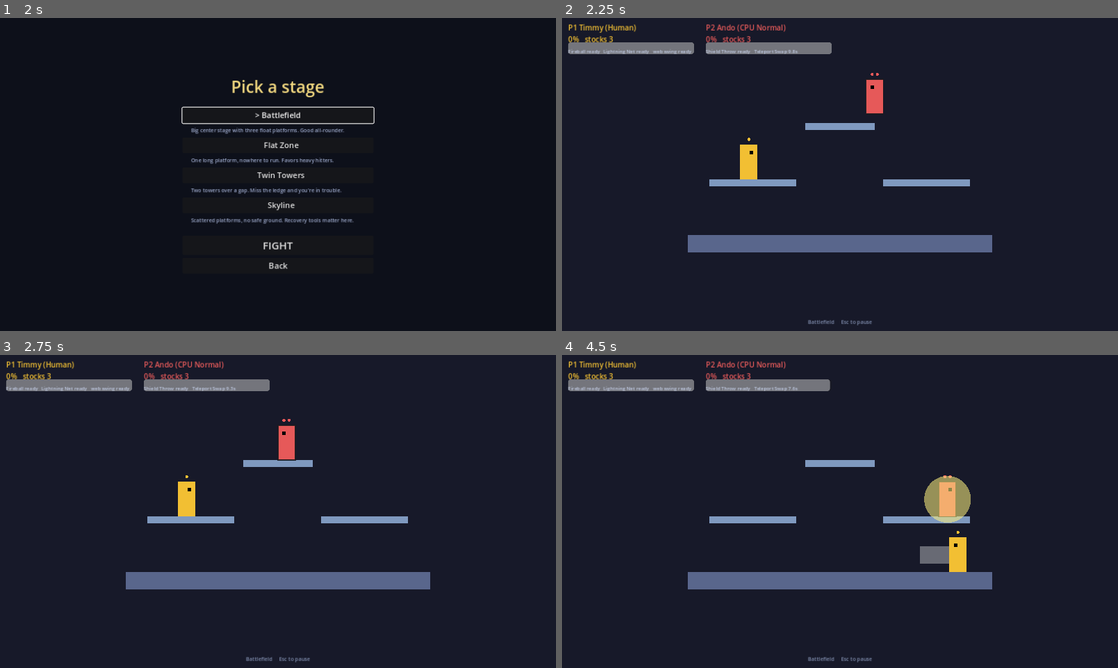
Above: before the commit, frames 1-4 (two rows, left to right).
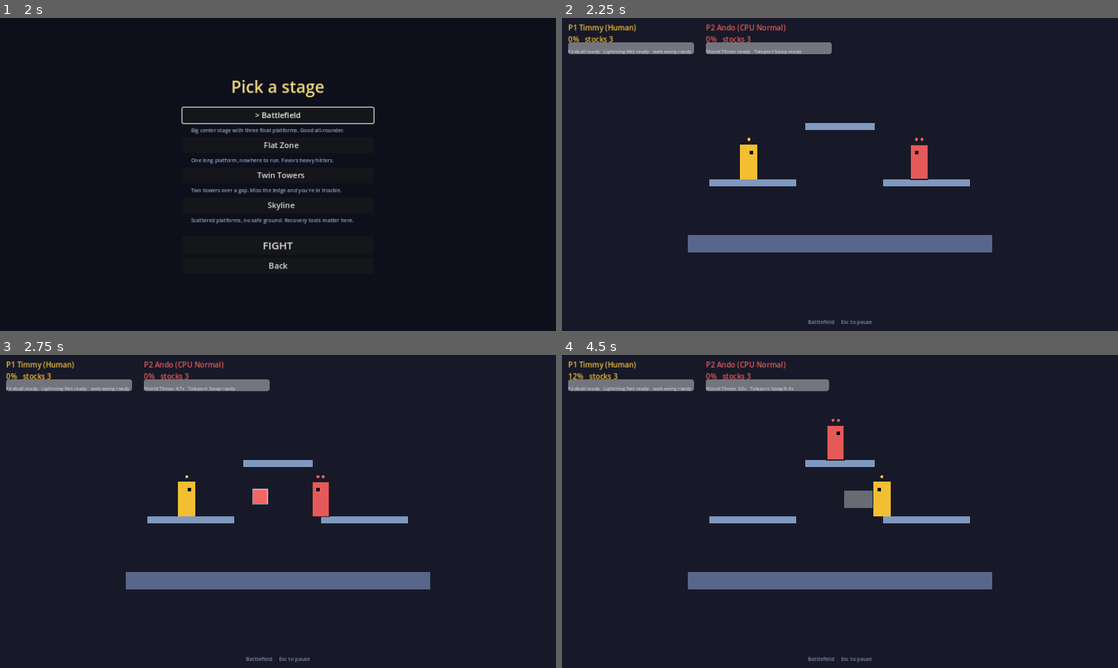
Above: after the commit, the same moments.

Repository: swayam-shreee/Cenza-video-game
Game: Godot game, scene res://main.tscn
Two runs of this game, one before a commit and one after it. Both use one fixed random seed, a clock stepped at 60 frames per second and the inputs below.
Inputs (mouse positions are in pixels of both pictures, inside the frame that each line leads up to):
- Up to frame 1 (2 s): click "Start" at 0.5 s; click "Pick a stage >" at 1.25 s
- Up to frame 2 (2.25 s): click "FIGHT" at 2 s
- Up to frame 3 (2.75 s): no input
- Up to frame 4 (4.5 s): tap Enter (ui_accept) at 2.75, 2.85, 3.02, 3.32, 3.77, 3.8, 4.07 s; move the mouse to (812, 574) at 2.77 s; hold D 2.78-4.28 s; click (812, 574) at 2.92 s; move the mouse to (1006, 558) at 3.52 s; tap Space at 3.6 s; move the mouse to (673, 464) at 4.27 s; hold A from 4.28 s (still down); tap F at 4.35 s

Frame 1 is identical in both runs. In frame 2, 0.7% of the frame differs, in the area x 40-66%, y 10-52%; in frame 3, 0.8%; in frame 4, 2.8%, in the area x 1-74%, y 5-70%.

Commit message:
Add controller support to menus and make pause actually pause
Menus can now be driven entirely from a gamepad: A selects the focused
button, B backs out, and Start pauses and resumes a match. B stays heavy
attack during a match, so it does not pause the game.

Pause fixes this depends on:
- The arena inherited PROCESS_MODE_ALWAYS from the screen manager, so the
  match kept running behind the pause menu. It is now PAUSABLE.
- Opening Controls from the pause menu unpaused the game. It stays paused.

The A press that picks FIGHT or Resume is also P1's jump (and B is heavy),
and Godot still reports it as just-pressed on the next physics tick, so
fighters ignore new presses for 0.1s after a menu closes.

README documents the controller menus and the xpadneo driver needed for
older Xbox controllers over Bluetooth on Linux.

Co-Authored-By: Claude Opus 5.5 <noreply@anthropic.com>

Diff:
--- a/game.gd
+++ b/game.gd
@@ -43,7 +43,20 @@
 	ui_root.set_anchors_preset(Control.PRESET_FULL_RECT)
 	ui_root.mouse_filter = Control.MOUSE_FILTER_IGNORE
 	ui_layer.add_child(ui_root)
+	_add_gamepad_menu_controls()
 	show_title()
+
+
+func _add_gamepad_menu_controls() -> void:
+	# Any pad's A button presses the focused menu button. (B and Start are handled in
+	# _input instead, because B is also heavy attack and must not pause a match.)
+	for e in InputMap.action_get_events("ui_accept"):
+		if e is InputEventJoypadButton and e.button_index == JOY_BUTTON_A:
+			return
+	var a := InputEventJoypadButton.new()
+	a.device = -1  # all devices
+	a.button_index = JOY_BUTTON_A
+	InputMap.action_add_event("ui_accept", a)
 
 
 # ===========================================================================
@@ -54,7 +67,24 @@
 		_capture_rebind(event)
 		return
 
-	if event.is_action_pressed("ui_cancel"):
+	var pad_button := event as InputEventJoypadButton
+	var pad_pressed := pad_button != null and pad_button.pressed and not pad_button.is_echo()
+
+	# Start pauses and unpauses from any controller.
+	if pad_pressed and pad_button.button_index == JOY_BUTTON_START:
+		if screen == "match":
+			get_viewport().set_input_as_handled()
+			set_paused(true)
+			return
+		if screen == "pause":
+			get_viewport().set_input_as_handled()
+			resume()
+			return
+
+	# B backs out of menus, but stays a heavy attack during a match.
+	var pad_back := pad_pressed and pad_button.button_index == JOY_BUTTON_B and screen != "match"
+
+	if event.is_action_pressed("ui_cancel") or pad_back:
 		get_viewport().set_input_as_handled()
 		match screen:
 			"match":
@@ -340,8 +370,11 @@
 	arena.slot_char = slot_char.duplicate()
 	arena.slot_level = slot_level.duplicate()
 	arena.match_over.connect(show_results)
+	# This node runs while paused (for the menus); the match itself must not.
+	arena.process_mode = Node.PROCESS_MODE_PAUSABLE
 	add_child(arena)
 	_unpause()
+	_ignore_menu_press()
 	screen = "match"
 
 
@@ -364,7 +397,18 @@
 func resume() -> void:
 	_unpause()
 	_clear_ui()
+	_ignore_menu_press()
 	screen = "match"
+
+
+func _ignore_menu_press() -> void:
+	# The A press that picked "Resume" or "FIGHT" is also P1's jump, and B is heavy.
+	# Godot still reports that press as "just pressed" on the next physics tick, so
+	# fighters ignore new presses for a moment after a menu closes.
+	if arena == null or not is_instance_valid(arena):
+		return
+	for p in arena.players:
+		p.input_grace_left = 0.1
 
 
 func show_pause() -> void:
@@ -380,8 +424,8 @@
 
 
 func open_controls_from_pause() -> void:
+	# Stay paused: the menus keep working because this node runs while paused.
 	came_from_pause = true
-	_unpause()
 	show_controls()
 
 
@@ -390,6 +434,7 @@
 	_clear_ui()
 	if arena != null and is_instance_valid(arena):
 		arena.restart()
+	_ignore_menu_press()
 	screen = "match"
 
 
--- a/player.gd
+++ b/player.gd
@@ -107,6 +107,7 @@
 var participating: bool = true
 var stage_bounds: Rect2 = Rect2(290, 500, 700, 40)
 var _bot_state: Dictionary = {}
+var input_grace_left: float = 0.0  # ignore new presses briefly after a menu closes
 var _bot_prev: Dictionary = {}
 
 
@@ -165,6 +166,8 @@
 
 
 func _just_pressed(action: String) -> bool:
+	if input_grace_left > 0.0:
+		return false
 	if is_bot:
 		return _bot_state.get(action, false) and not _bot_prev.get(action, false)
 	return Input.is_action_just_pressed(_p(action))
@@ -312,6 +315,7 @@
 		modulate.a = 0.45 if int(invuln_left * 12.0) % 2 == 0 else 1.0
 		if invuln_left <= 0.0:
 			modulate.a = 1.0
+	input_grace_left = max(input_grace_left - delta, 0.0)
 	parry_cooldown_left = max(parry_cooldown_left - delta, 0.0)
 	parry_flash_left = max(parry_flash_left - delta, 0.0)
 	regen_delay_left = max(regen_delay_left - delta, 0.0)
Not shown, changed: README.md
